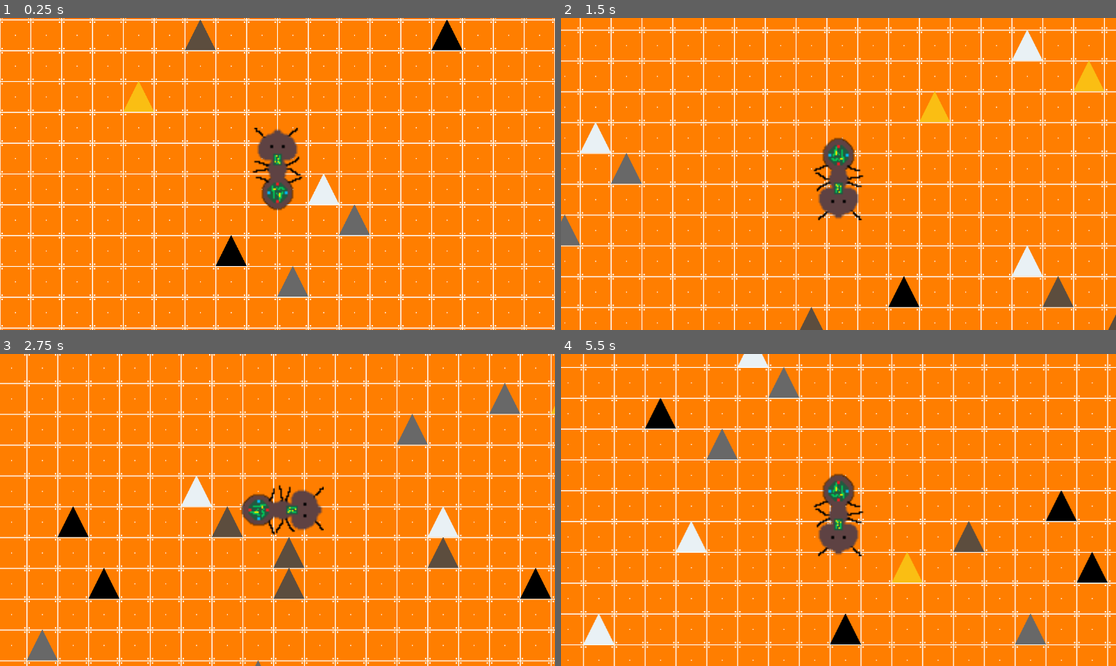
Above: before the commit, frames 1-4 (two rows, left to right).
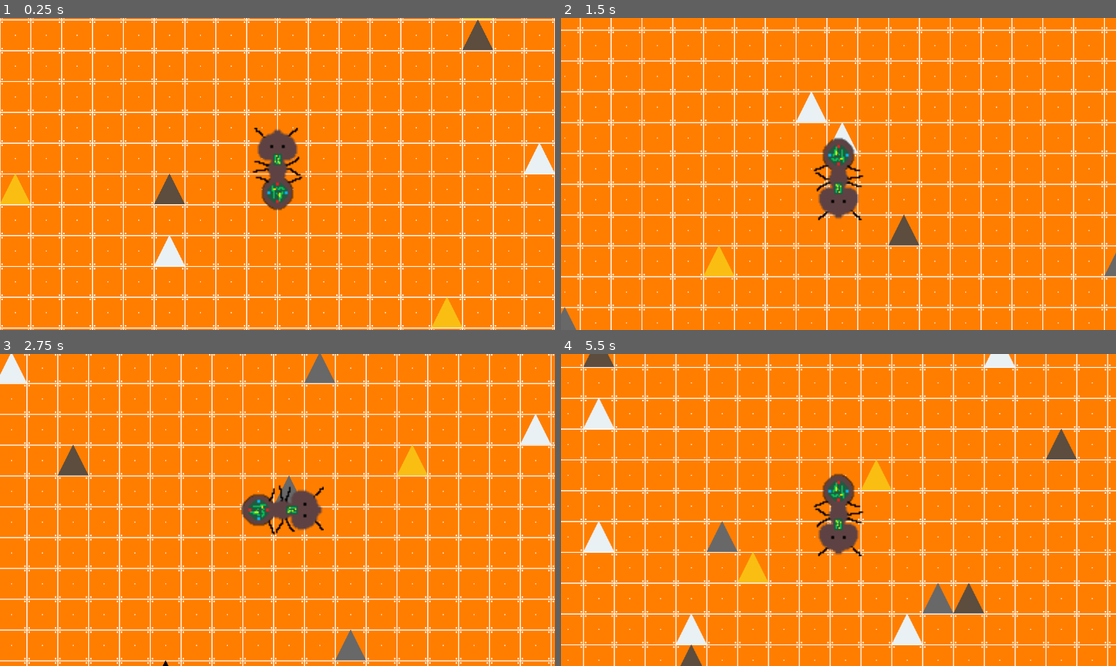
Above: after the commit, the same moments.

Repository: J5Casey/hive
Game: Godot game, scene res://scenes/main.tscn
Two runs of this game, one before a commit and one after it. Both use one fixed random seed, a clock stepped at 60 frames per second and the inputs below.
Inputs:
- Up to frame 1 (0.25 s): no input
- Up to frame 2 (1.5 s): tap Enter at 0.5 s; hold D (move_right) 0.53-1.28 s; hold Shift (run) 0.53-1.28 s; hold S (move_down) from 1.28 s (still down); tap Shift (run) at 1.35 s
- Up to frame 3 (2.75 s): release S (move_down) at 2.03 s; hold D (move_right) from 2.03 s (still down); hold Shift (run) from 2.03 s (still down)
- Up to frame 4 (5.5 s): release D (move_right) at 2.78 s; release Shift (run) at 2.78 s; hold W (move_up) 2.78-3.53 s; tap Shift (run) at 2.85, 4.35 s; hold Shift (run) 3.53-4.28 s; hold A (move_left) 3.53-5.03 s; hold S (move_down) from 5.03 s (still down); hold Shift (run) from 5.03 s (still down)

The runs differ from the first frame. In frame 1, 3.8% of the frame differs, in the area x 0-100%, y 0-100%; in frame 2, 3.9%; in frame 3, 5.4%; in frame 4, 6.9%, in the area x 4-99%, y 0-100%.

Commit message:
Updated default render distance

Diff:
--- a/scripts/world_generator.gd
+++ b/scripts/world_generator.gd
@@ -1,7 +1,7 @@
 extends Node2D
 
 @export var tile_size := 64
-@export var view_distance := 10
+@export var view_distance := 20
 
 const ResourceScene = preload("res://scenes/resource.tscn")
 
